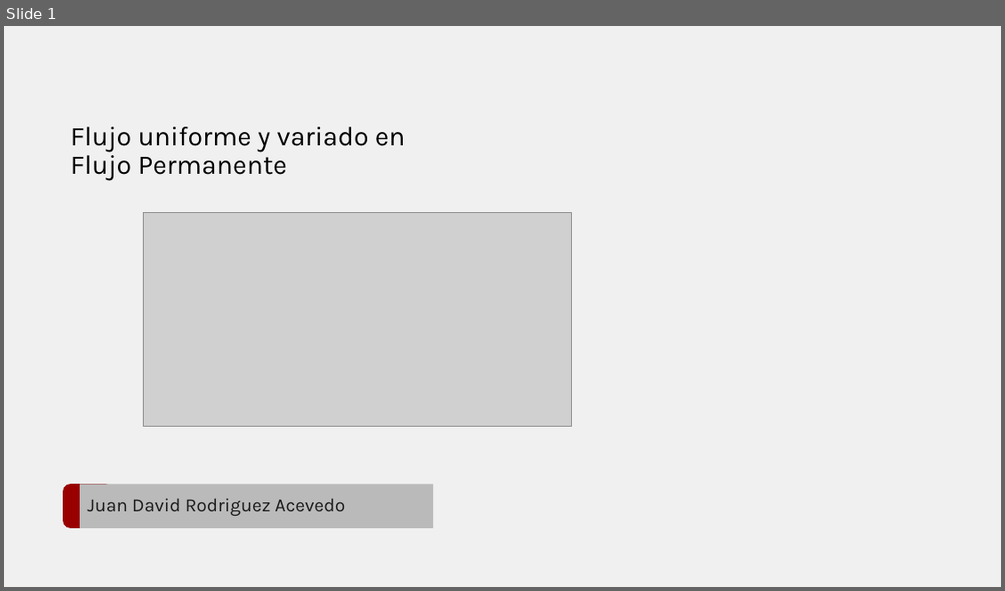
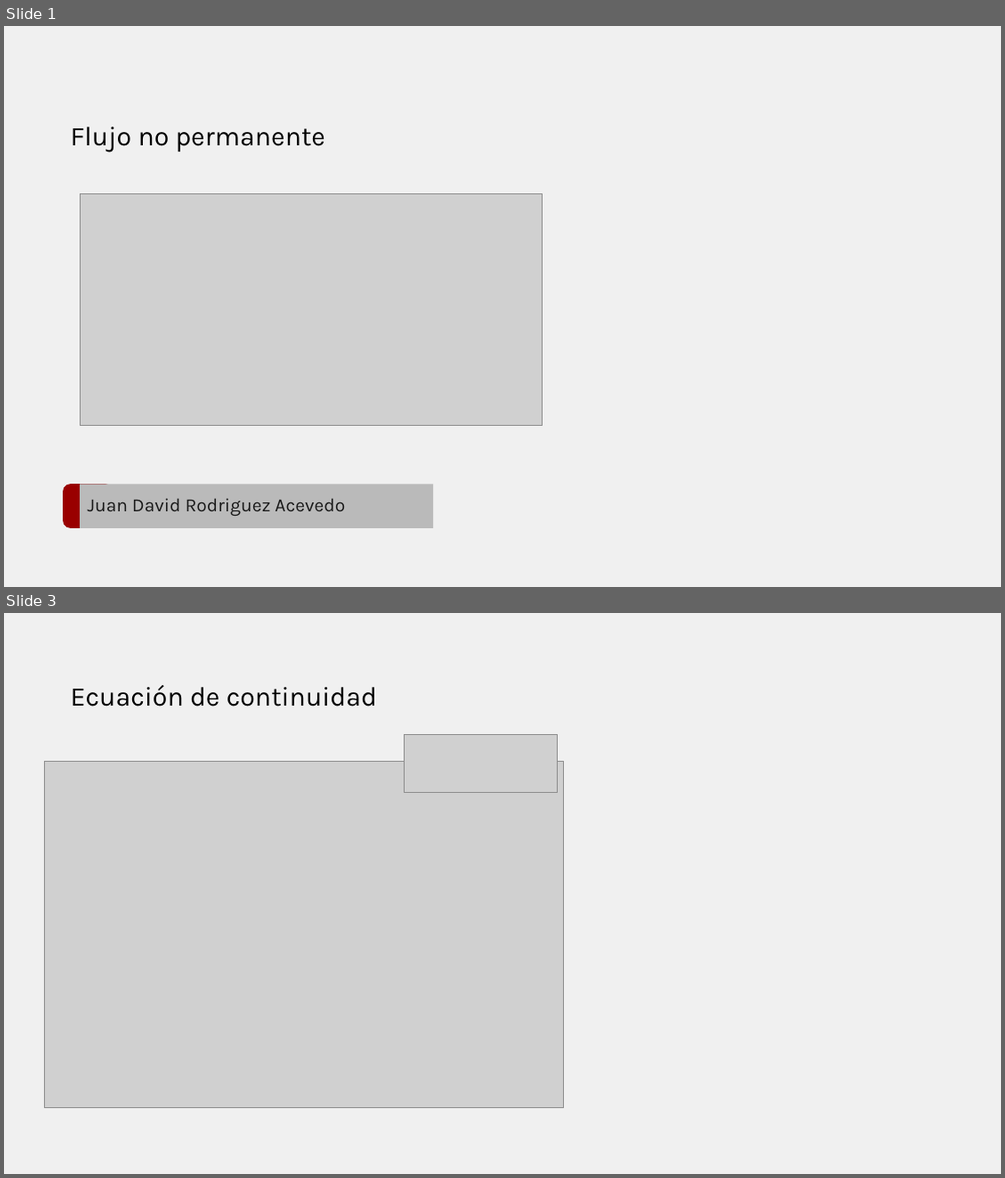
Before and after one commit to juanrodace/J.HRAS, a slide deck: Section01/UnsteadyFlow/HRAS.S1.UF.pptx. Shown one above the other, each under a label of ours: slide 1 before the commit, slides 1 and 3 after it; the slides between them are not shown. The pictures are 1005x591 and 1005x1178 pixels, drawn with LibreOffice and Linux fonts; fonts in the diff are those of the drawing; grey boxes stand for pictures; background and template pictures are left out. Boxes give left, top, right and bottom in pixels: in the first picture for what was removed or moved away, otherwise in the second. Text is boxed around its words. In the diff, an @@ line names an element or a change of style, - is before the commit and + after.

```diff
--- a/Section01/UnsteadyFlow/HRAS.S1.UF.pptx
+++ b/Section01/UnsteadyFlow/HRAS.S1.UF.pptx
@@ slide 3 added at box(4, 613, 1001, 1174), background #F0F0F0 @@
@@ title added at box(71, 685, 377, 706), 26 pt, text #000000 @@
+Ecuación de continuidad
@@ picture added at box(404, 734, 558, 793) @@
@@ picture added at box(44, 761, 564, 1107) @@
@@ slide 1 changed as well @@
@@ text at box(71, 127, 325, 152): text changed @@
-Flujo uniforme y variado en
-Flujo Permanente
+Flujo no permanente
@@ picture: place and size @@
-picture at box(144, 212, 572, 426)
+picture at box(80, 193, 542, 425)
```
Also in this commit, not shown: 4 other slides added, 10 slides removed, 3 other files.
